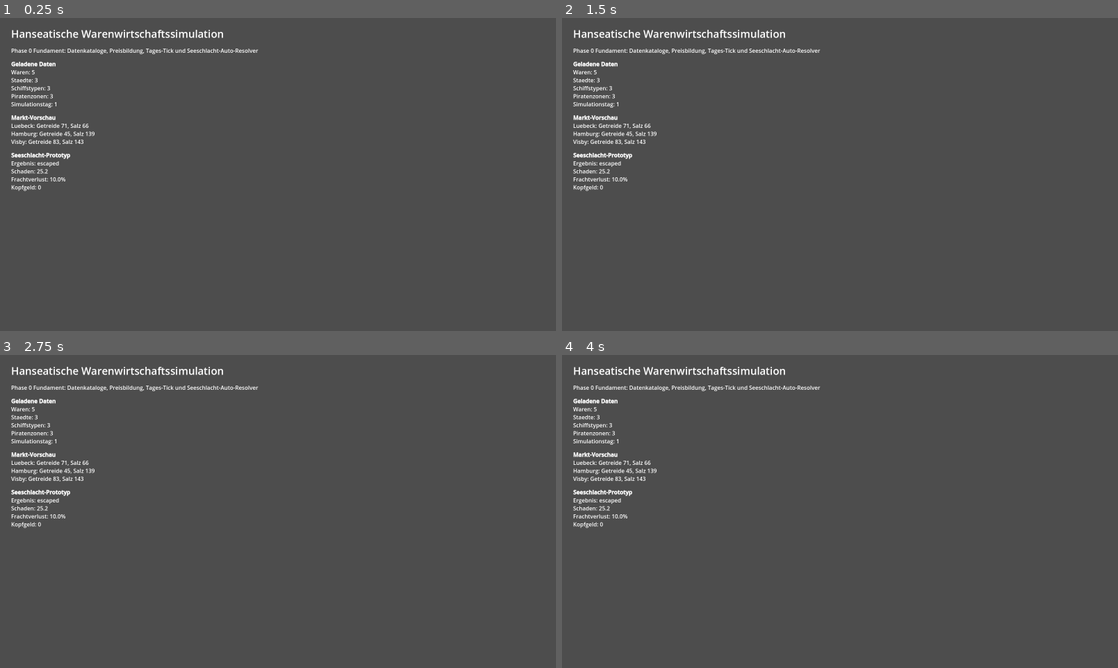
Above: before the commit, frames 1-4 (two rows, left to right).
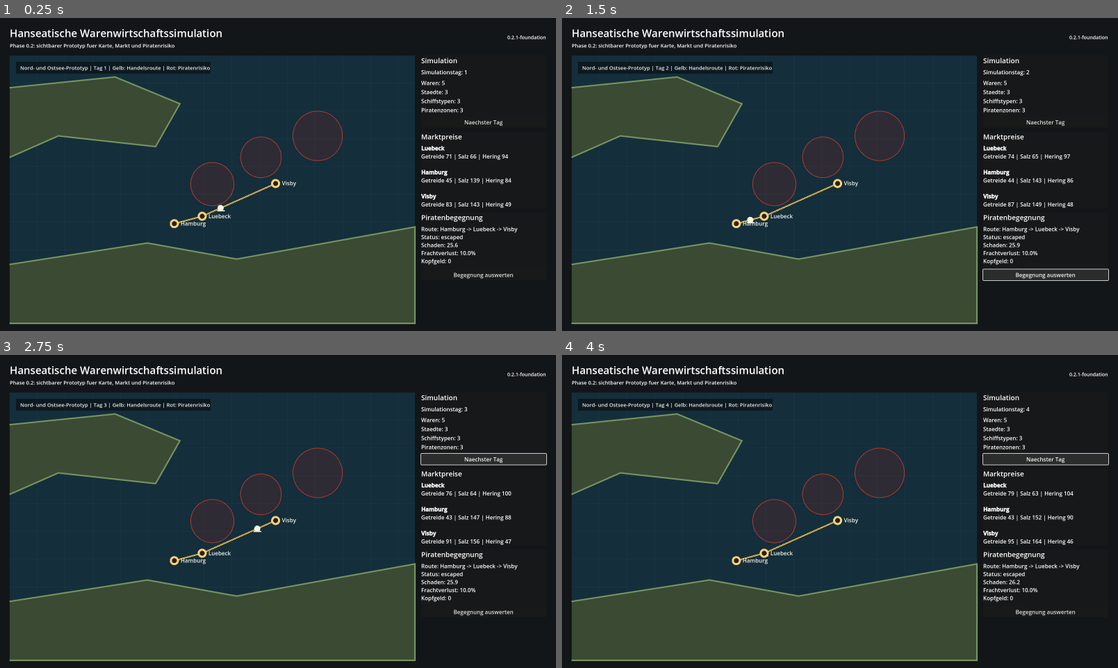
Above: after the commit, the same moments.

Repository: Lurchi-it-is/Patrizier_Remake
Game: Godot game, scene res://scenes/main.tscn
Same seed, same stepped clock (60 frames per second), same inputs: the game is played once before the commit and once after it.
Inputs (mouse positions are in pixels of both pictures, inside the frame that each line leads up to):
- Up to frame 1 (0.25 s): no input
- Up to frame 2 (1.5 s): click (1045, 121) at 0.5 s, where only the run after the commit has a clickable "Naechster Tag"; click (1045, 274) at 1.25 s, where only the run after the commit has a clickable "Begegnung auswerten"
- Up to frame 3 (2.75 s): click (483, 458) at 2 s, where only the run after the commit has a clickable "Naechster Tag"
- Up to frame 4 (4 s): click (1045, 611) at 2.75 s, where only the run after the commit has a clickable "Begegnung auswerten"; click (1045, 458) at 3.5 s, where only the run after the commit has a clickable "Naechster Tag"

The runs differ from the first frame. In frame 1, 99% of the frame differs, in the area x 0-100%, y 0-100%; in frame 2, 99%; in frame 3, 99%; in frame 4, 99%.

Commit message:
Add visible prototype dashboard

Diff:
--- a/project.godot
+++ b/project.godot
@@ -7,7 +7,7 @@
 
 config/name="Hanseatische Warenwirtschaftssimulation"
 config/description="Datengetriebene Hanse-Handels- und Seeschlacht-Simulation."
-config/version="0.2.0-foundation"
+config/version="0.2.1-foundation"
 run/main_scene="res://scenes/main.tscn"
 config/features=PackedStringArray("4.3")
 
--- a/scripts/main.gd
+++ b/scripts/main.gd
@@ -3,80 +3,216 @@
 const CatalogLoader = preload("res://scripts/data/catalog_loader.gd")
 const SimulationState = preload("res://scripts/simulation/simulation_state.gd")
 const CombatResolver = preload("res://scripts/simulation/combat_resolver.gd")
+const MapView = preload("res://scripts/ui/map_view.gd")
+
+var catalog: Dictionary = {}
+var simulation
+var combat_preview: Dictionary = {}
+
+var day_label: Label
+var market_label: RichTextLabel
+var combat_label: RichTextLabel
+var map_view
 
 func _ready() -> void:
 	var loader := CatalogLoader.new()
-	var catalog := loader.load_all()
-	var simulation := SimulationState.new(catalog)
+	catalog = loader.load_all()
+	simulation = SimulationState.new(catalog)
 	simulation.advance_days(1)
-
-	var combat_preview := CombatResolver.resolve({
-		"ship_attack": 8,
-		"ship_defense": 7,
-		"crew": 18,
-		"morale": 0.72,
-		"pirate_attack": 6,
-		"pirate_crew": 14,
-		"weather_risk": 0.15,
-		"cargo_value": 620
-	})
-
-	_build_layout(catalog, simulation, combat_preview)
-
-func _build_layout(catalog: Dictionary, simulation, combat_preview: Dictionary) -> void:
+	combat_preview = _resolve_demo_combat()
+
+	_build_layout()
+	_refresh_ui()
+
+func _build_layout() -> void:
+	var background := ColorRect.new()
+	background.color = Color(0.075, 0.086, 0.095)
+	background.set_anchors_preset(Control.PRESET_FULL_RECT)
+	add_child(background)
+
 	var root := VBoxContainer.new()
 	root.set_anchors_preset(Control.PRESET_FULL_RECT)
-	root.offset_left = 32
-	root.offset_top = 24
-	root.offset_right = -32
-	root.offset_bottom = -24
-	root.add_theme_constant_override("separation", 16)
+	root.offset_left = 28
+	root.offset_top = 22
+	root.offset_right = -28
+	root.offset_bottom = -22
+	root.add_theme_constant_override("separation", 18)
 	add_child(root)
+
+	var header := _build_header()
+	root.add_child(header)
+
+	var body := HBoxContainer.new()
+	body.size_flags_horizontal = Control.SIZE_EXPAND_FILL
+	body.size_flags_vertical = Control.SIZE_EXPAND_FILL
+	body.add_theme_constant_override("separation", 18)
+	root.add_child(body)
+
+	var map_panel := PanelContainer.new()
+	map_panel.size_flags_horizontal = Control.SIZE_EXPAND_FILL
+	map_panel.size_flags_vertical = Control.SIZE_EXPAND_FILL
+	body.add_child(map_panel)
+
+	map_view = MapView.new()
+	map_view.set_catalog(catalog)
+	map_panel.add_child(map_view)
+
+	var sidebar := VBoxContainer.new()
+	sidebar.custom_minimum_size = Vector2(360, 0)
+	sidebar.size_flags_vertical = Control.SIZE_EXPAND_FILL
+	sidebar.add_theme_constant_override("separation", 12)
+	body.add_child(sidebar)
+
+	sidebar.add_child(_build_status_panel())
+	sidebar.add_child(_build_market_panel())
+	sidebar.add_child(_build_combat_panel())
+
+func _build_header() -> Control:
+	var header := HBoxContainer.new()
+	header.size_flags_horizontal = Control.SIZE_EXPAND_FILL
+	header.add_theme_constant_override("separation", 12)
+
+	var title_box := VBoxContainer.new()
+	title_box.size_flags_horizontal = Control.SIZE_EXPAND_FILL
+	header.add_child(title_box)
 
 	var title := Label.new()
 	title.text = "Hanseatische Warenwirtschaftssimulation"
 	title.add_theme_font_size_override("font_size", 30)
-	root.add_child(title)
+	title_box.add_child(title)
 
 	var subtitle := Label.new()
-	subtitle.text = "Phase 0 Fundament: Datenkataloge, Preisbildung, Tages-Tick und Seeschlacht-Auto-Resolver"
-	subtitle.add_theme_font_size_override("font_size", 16)
-	root.add_child(subtitle)
-
-	var summary := RichTextLabel.new()
-	summary.fit_content = true
-	summary.bbcode_enabled = true
-	summary.text = "[b]Geladene Daten[/b]\nWaren: %d\nStaedte: %d\nSchiffstypen: %d\nPiratenzonen: %d\nSimulationstag: %d" % [
+	subtitle.text = "Phase 0.2: sichtbarer Prototyp fuer Karte, Markt und Piratenrisiko"
+	subtitle.add_theme_font_size_override("font_size", 15)
+	title_box.add_child(subtitle)
+
+	var version := Label.new()
+	version.text = "0.2.1-foundation"
+	version.horizontal_alignment = HORIZONTAL_ALIGNMENT_RIGHT
+	version.add_theme_font_size_override("font_size", 14)
+	header.add_child(version)
+
+	return header
+
+func _build_status_panel() -> Control:
+	var panel := PanelContainer.new()
+	var content := VBoxContainer.new()
+	content.add_theme_constant_override("separation", 8)
+	panel.add_child(content)
+
+	var heading := Label.new()
+	heading.text = "Simulation"
+	heading.add_theme_font_size_override("font_size", 20)
+	content.add_child(heading)
+
+	day_label = Label.new()
+	content.add_child(day_label)
+
+	var stats := Label.new()
+	stats.text = "Waren: %d\nStaedte: %d\nSchiffstypen: %d\nPiratenzonen: %d" % [
 		catalog.get("goods", []).size(),
 		catalog.get("cities", []).size(),
 		catalog.get("ship_types", []).size(),
-		catalog.get("pirate_zones", []).size(),
-		simulation.day
+		catalog.get("pirate_zones", []).size()
 	]
-	root.add_child(summary)
-
-	var market := RichTextLabel.new()
-	market.fit_content = true
-	market.bbcode_enabled = true
-	market.text = _market_preview(simulation)
-	root.add_child(market)
-
-	var combat := RichTextLabel.new()
-	combat.fit_content = true
-	combat.bbcode_enabled = true
-	combat.text = "[b]Seeschlacht-Prototyp[/b]\nErgebnis: %s\nSchaden: %.1f\nFrachtverlust: %.1f%%\nKopfgeld: %d" % [
+	content.add_child(stats)
+
+	var advance := Button.new()
+	advance.text = "Naechster Tag"
+	advance.pressed.connect(_on_advance_day_pressed)
+	content.add_child(advance)
+
+	return panel
+
+func _build_market_panel() -> Control:
+	var panel := PanelContainer.new()
+	var content := VBoxContainer.new()
+	content.add_theme_constant_override("separation", 8)
+	panel.add_child(content)
+
+	var heading := Label.new()
+	heading.text = "Marktpreise"
+	heading.add_theme_font_size_override("font_size", 20)
+	content.add_child(heading)
+
+	market_label = RichTextLabel.new()
+	market_label.bbcode_enabled = true
+	market_label.fit_content = true
+	market_label.custom_minimum_size = Vector2(320, 120)
+	content.add_child(market_label)
+
+	return panel
+
+func _build_combat_panel() -> Control:
+	var panel := PanelContainer.new()
+	var content := VBoxContainer.new()
+	content.add_theme_constant_override("separation", 8)
+	panel.add_child(content)
+
+	var heading := Label.new()
+	heading.text = "Piratenbegegnung"
+	heading.add_theme_font_size_override("font_size", 20)
+	content.add_child(heading)
+
+	combat_label = RichTextLabel.new()
+	combat_label.bbcode_enabled = true
+	combat_label.fit_content = true
+	combat_label.custom_minimum_size = Vector2(320, 120)
+	content.add_child(combat_label)
+
+	var resolve := Button.new()
+	resolve.text = "Begegnung auswerten"
+	resolve.pressed.connect(_on_resolve_combat_pressed)
+	content.add_child(resolve)
+
+	return panel
+
+func _refresh_ui() -> void:
+	day_label.text = "Simulationstag: %d" % simulation.day
+	market_label.text = _market_preview()
+	combat_label.text = _combat_preview()
+	map_view.set_simulation_day(simulation.day)
+
+func _market_preview() -> String:
+	var lines: Array[String] = []
+	for city_id in simulation.city_state.keys():
+		var city: Dictionary = simulation.city_state[city_id]
+		var grain_price: int = simulation.get_price(city_id, "grain")
+		var salt_price: int = simulation.get_price(city_id, "salt")
+		var herring_price: int = simulation.get_price(city_id, "herring")
+		lines.append("[b]%s[/b]\nGetreide %d | Salz %d | Hering %d" % [
+			city.get("name", city_id),
+			grain_price,
+			salt_price,
+			herring_price
+		])
+	return "\n\n".join(lines)
+
+func _combat_preview() -> String:
+	return "Route: Hamburg -> Luebeck -> Visby\nStatus: %s\nSchaden: %.1f\nFrachtverlust: %.1f%%\nKopfgeld: %d" % [
 		combat_preview.get("outcome", "unknown"),
 		combat_preview.get("damage", 0.0),
 		combat_preview.get("cargo_loss_ratio", 0.0) * 100.0,
 		combat_preview.get("bounty", 0)
 	]
-	root.add_child(combat)
-
-func _market_preview(simulation) -> String:
-	var lines: Array[String] = ["[b]Markt-Vorschau[/b]"]
-	for city_id in simulation.city_state.keys():
-		var city: Dictionary = simulation.city_state[city_id]
-		var grain_price: int = simulation.get_price(city_id, "grain")
-		var salt_price: int = simulation.get_price(city_id, "salt")
-		lines.append("%s: Getreide %d, Salz %d" % [city.get("name", city_id), grain_price, salt_price])
-	return "\n".join(lines)
+
+func _resolve_demo_combat() -> Dictionary:
+	var day_factor: float = 0.03 * float(simulation.day % 7)
+	return CombatResolver.resolve({
+		"ship_attack": 8,
+		"ship_defense": 7,
+		"crew": 18,
+		"morale": 0.72,
+		"pirate_attack": 6 + day_factor,
+		"pirate_crew": 14,
+		"weather_risk": 0.15 + day_factor,
+		"cargo_value": 620 + simulation.day * 15
+	})
+
+func _on_advance_day_pressed() -> void:
+	simulation.advance_days(1)
+	_refresh_ui()
+
+func _on_resolve_combat_pressed() -> void:
+	combat_preview = _resolve_demo_combat()
+	_refresh_ui()
--- /dev/null
+++ b/scripts/ui/map_view.gd
@@ -0,0 +1,121 @@
+extends Control
+
+const SOURCE_MAP_SIZE := Vector2(1600.0, 900.0)
+
+var cities: Array = []
+var pirate_zones: Array = []
+var simulation_day: int = 1
+
+func _ready() -> void:
+	size_flags_horizontal = Control.SIZE_EXPAND_FILL
+	size_flags_vertical = Control.SIZE_EXPAND_FILL
+	custom_minimum_size = Vector2(760, 520)
+
+func set_catalog(catalog: Dictionary) -> void:
+	cities = catalog.get("cities", [])
+	pirate_zones = catalog.get("pirate_zones", [])
+	queue_redraw()
+
+func set_simulation_day(day: int) -> void:
+	simulation_day = day
+	queue_redraw()
+
+func _draw() -> void:
+	draw_rect(Rect2(Vector2.ZERO, size), Color(0.08, 0.18, 0.23), true)
+	_draw_sea_grid()
+	_draw_land_mass()
+	_draw_pirate_zones()
+	_draw_routes()
+	_draw_cities()
+	_draw_legend()
+
+func _draw_sea_grid() -> void:
+	var grid_color := Color(0.22, 0.38, 0.43, 0.24)
+	for x in range(80, int(size.x), 80):
+		draw_line(Vector2(x, 0), Vector2(x, size.y), grid_color, 1.0)
+	for y in range(80, int(size.y), 80):
+		draw_line(Vector2(0, y), Vector2(size.x, y), grid_color, 1.0)
+
+func _draw_land_mass() -> void:
+	var land := Color(0.23, 0.29, 0.20)
+	var coast := Color(0.46, 0.58, 0.38)
+	var north := PackedVector2Array([
+		Vector2(0, size.y * 0.12),
+		Vector2(size.x * 0.26, size.y * 0.08),
+		Vector2(size.x * 0.42, size.y * 0.18),
+		Vector2(size.x * 0.36, size.y * 0.34),
+		Vector2(size.x * 0.12, size.y * 0.30),
+		Vector2(0, size.y * 0.38)
+	])
+	var south := PackedVector2Array([
+		Vector2(0, size.y * 0.78),
+		Vector2(size.x * 0.34, size.y * 0.70),
+		Vector2(size.x * 0.56, size.y * 0.76),
+		Vector2(size.x, size.y * 0.64),
+		Vector2(size.x, size.y),
+		Vector2(0, size.y)
+	])
+	draw_colored_polygon(north, land)
+	draw_polyline(north, coast, 3.0, true)
+	draw_colored_polygon(south, land)
+	draw_polyline(south, coast, 3.0, true)
+
+func _draw_pirate_zones() -> void:
+	var zone_points := [
+		Vector2(size.x * 0.50, size.y * 0.48),
+		Vector2(size.x * 0.62, size.y * 0.38),
+		Vector2(size.x * 0.76, size.y * 0.30)
+	]
+	for index in range(min(pirate_zones.size(), zone_points.size())):
+		var risk: float = float(pirate_zones[index].get("risk", 0.0))
+		var radius: float = 46.0 + risk * 90.0
+		draw_circle(zone_points[index], radius, Color(0.64, 0.12, 0.08, 0.18))
+		draw_arc(zone_points[index], radius, 0.0, TAU, 48, Color(0.90, 0.25, 0.16, 0.70), 2.0)
+
+func _draw_routes() -> void:
+	var route := ["hamburg", "luebeck", "visby"]
+	for index in range(route.size() - 1):
+		var from_pos := _city_position(route[index])
+		var to_pos := _city_position(route[index + 1])
+		draw_line(from_pos, to_pos, Color(0.95, 0.78, 0.36), 4.0)
+		draw_line(from_pos, to_pos, Color(0.10, 0.08, 0.04, 0.50), 1.0)
+
+	var ship_position := _interpolate_route(route)
+	draw_circle(ship_position, 9.0, Color(0.96, 0.96, 0.88))
+	draw_line(ship_position + Vector2(-10, 8), ship_position + Vector2(12, 8), Color(0.96, 0.96, 0.88), 3.0)
+
+func _draw_cities() -> void:
+	var font := get_theme_default_font()
+	for city_entry in cities:
+		var city: Dictionary = city_entry
+		var pos := _scale_position(city.get("position", {}))
+		draw_circle(pos, 13.0, Color(0.96, 0.82, 0.48))
+		draw_circle(pos, 7.0, Color(0.18, 0.12, 0.05))
+		draw_string(font, pos + Vector2(18, 6), String(city.get("name", "")), HORIZONTAL_ALIGNMENT_LEFT, -1.0, 16, Color(0.95, 0.95, 0.90))
+
+func _draw_legend() -> void:
+	var font := get_theme_default_font()
+	var text := "Nord- und Ostsee-Prototyp | Tag %d | Gelb: Handelsroute | Rot: Piratenrisiko" % simulation_day
+	draw_rect(Rect2(Vector2(18, 18), Vector2(560, 34)), Color(0.02, 0.03, 0.04, 0.55), true)
+	draw_string(font, Vector2(30, 41), text, HORIZONTAL_ALIGNMENT_LEFT, -1.0, 15, Color(0.93, 0.94, 0.90))
+
+func _city_position(city_id: String) -> Vector2:
+	for city_entry in cities:
+		var city: Dictionary = city_entry
+		if city.get("id", "") == city_id:
+			return _scale_position(city.get("position", {}))
+	return size * 0.5
+
+func _scale_position(position: Dictionary) -> Vector2:
+	return Vector2(
+		float(position.get("x", 0.0)) / SOURCE_MAP_SIZE.x * size.x,
+		float(position.get("y", 0.0)) / SOURCE_MAP_SIZE.y * size.y
+	)
+
+func _interpolate_route(route: Array) -> Vector2:
+	if route.size() < 2:
+		return size * 0.5
+
+	var segment_index: int = simulation_day % (route.size() - 1)
+	var progress: float = float(simulation_day % 5) / 4.0
+	return _city_position(route[segment_index]).lerp(_city_position(route[segment_index + 1]), progress)
Not shown, changed: CHANGELOG.md
Not shown, changed: README.md
Not shown, changed: VERSION
Not shown, changed: docs/ARCHITECTURE.md
Not shown, changed: docs/DEVELOPMENT.md
Not shown, changed: docs/PROJECT_PLAN.md
Not shown, changed: tools/validate_project.ps1
